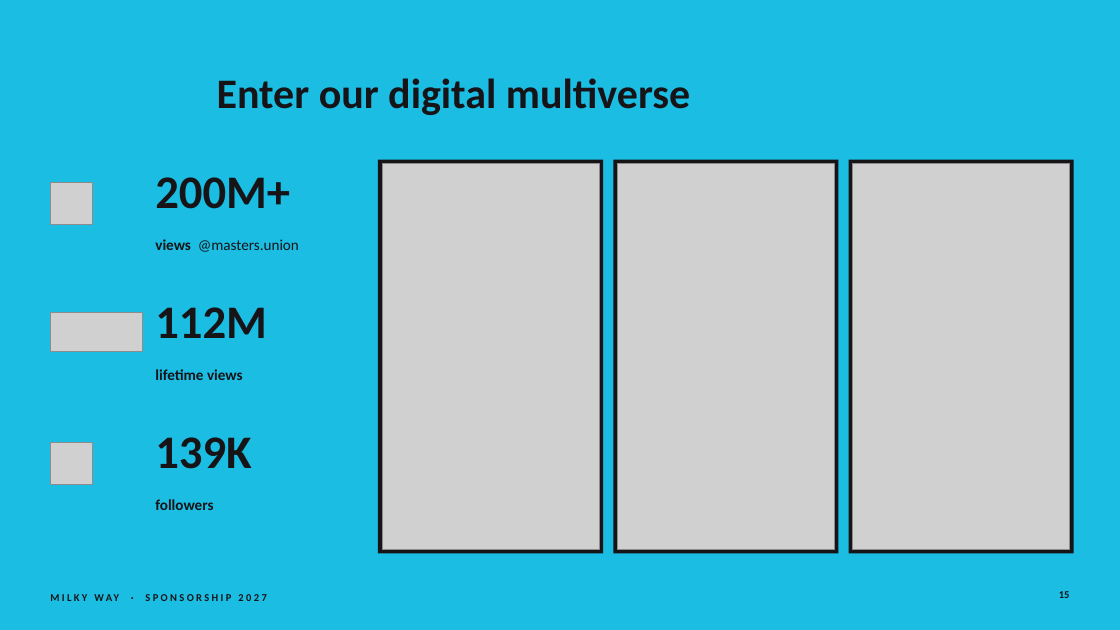
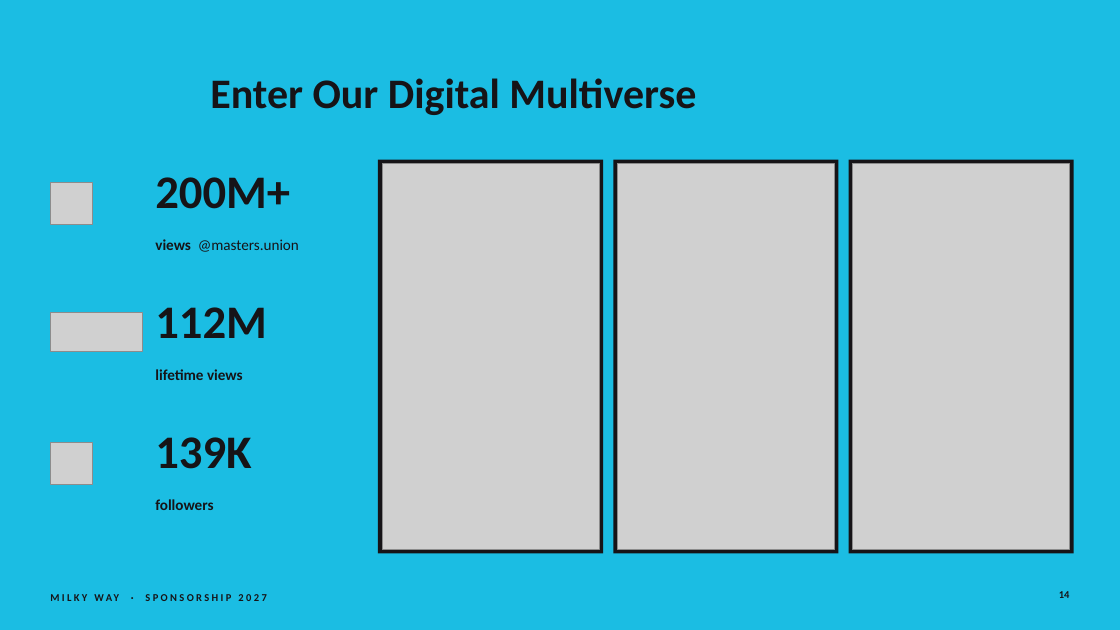
Before and after one commit to adityamittal2103/milkywayspons, a slide deck: slide 14 of deck/Milky-Way-Sponsorship-2027.pptx (slide 15 before the commit). Drawn at 1120x630 pixels with LibreOffice and Linux fonts; fonts in the diff are those of the drawing; grey boxes stand for pictures. Boxes give left, top, right and bottom in pixels: in the first picture for what was removed or moved away, otherwise in the second. Text is boxed around its words. In the diff, an @@ line names an element or a change of style, - is before the commit and + after.

```diff
--- a/deck/Milky-Way-Sponsorship-2027.pptx
+++ b/deck/Milky-Way-Sponsorship-2027.pptx
@@ title at (210,78,696,115): text changed @@
-Enter our digital multiverse
+Enter Our Digital Multiverse
@@ page number at (1059,591,1070,598): text changed @@
-15
+14
```
Also in this commit, not shown: 14 other slides changed, 1 slide added, 2 slides removed, 30 other files.
